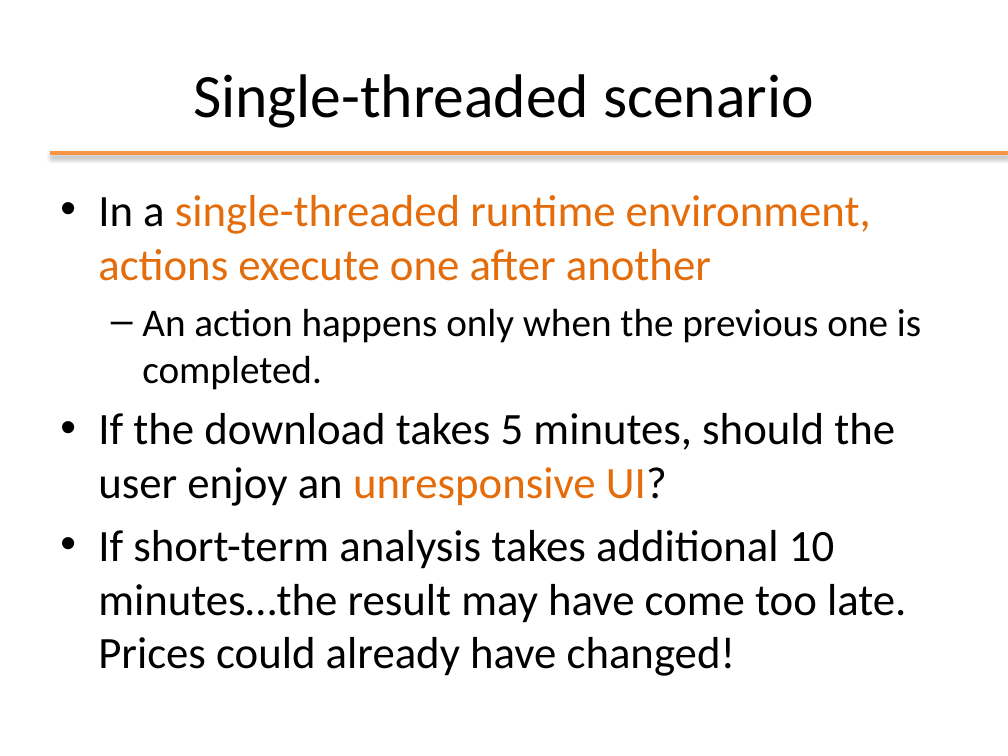
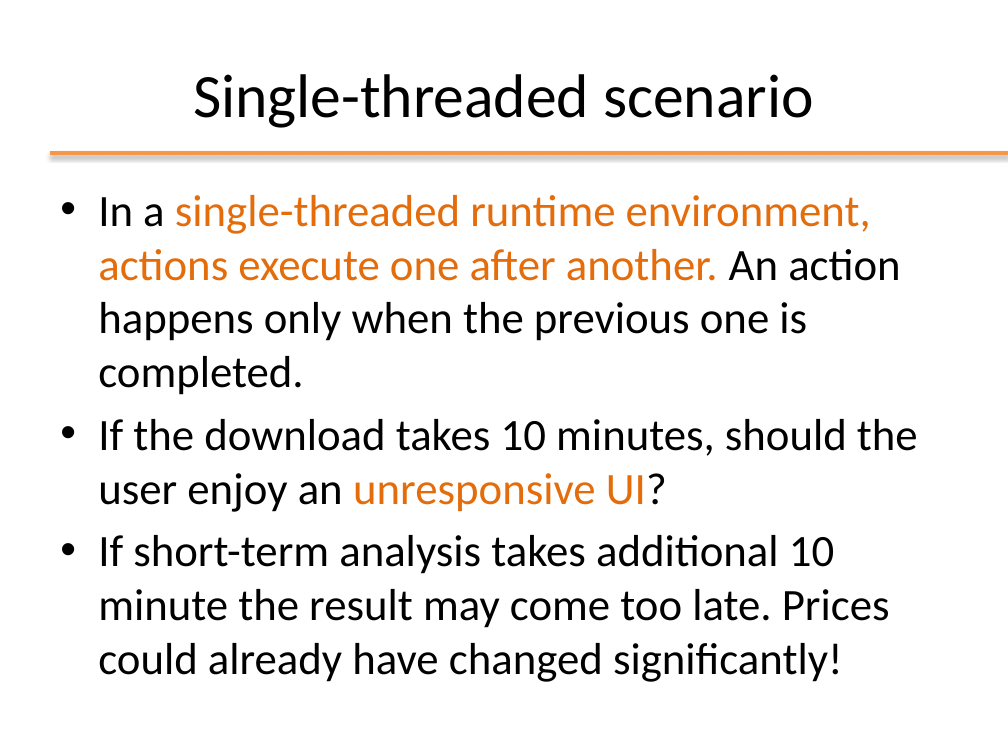
Before and after one commit to Andrea99-beep/ooprogramming, a slide deck: slide 9 of slides/ppt/11_Threads.pptx. Drawn at 1008x756 pixels with LibreOffice and Linux fonts; fonts in the diff are those of the drawing; background and template pictures are left out. Boxes give left, top, right and bottom in pixels: in the first picture for what was removed or moved away, otherwise in the second. Text is boxed around its words. In the diff, an @@ line names an element or a change of style, - is before the commit and + after.

```diff
--- a/slides/ppt/11_Threads.pptx
+++ b/slides/ppt/11_Threads.pptx
@@ text at <box>98,195,918,682</box>: text changed @@
-• In a single-threaded runtime environment, actions execute one after another
-  – An action happens only when the previous one is completed.
-• If the download takes 5 minutes, should the user enjoy an unresponsive UI?
-• If short-term analysis takes additional 10 minutes…the result may have come too late. Prices could already have changed!
+• In a single-threaded runtime environment, actions execute one after another. An action happens only when the previous one is completed.
+• If the download takes 10 minutes, should the user enjoy an unresponsive UI?
+• If short-term analysis takes additional 10 minute the result may come too late. Prices could already have changed significantly!
```
Also in this commit, not shown: 28 other slides changed, 1 slide added, 1 slide removed, 6 other files.
